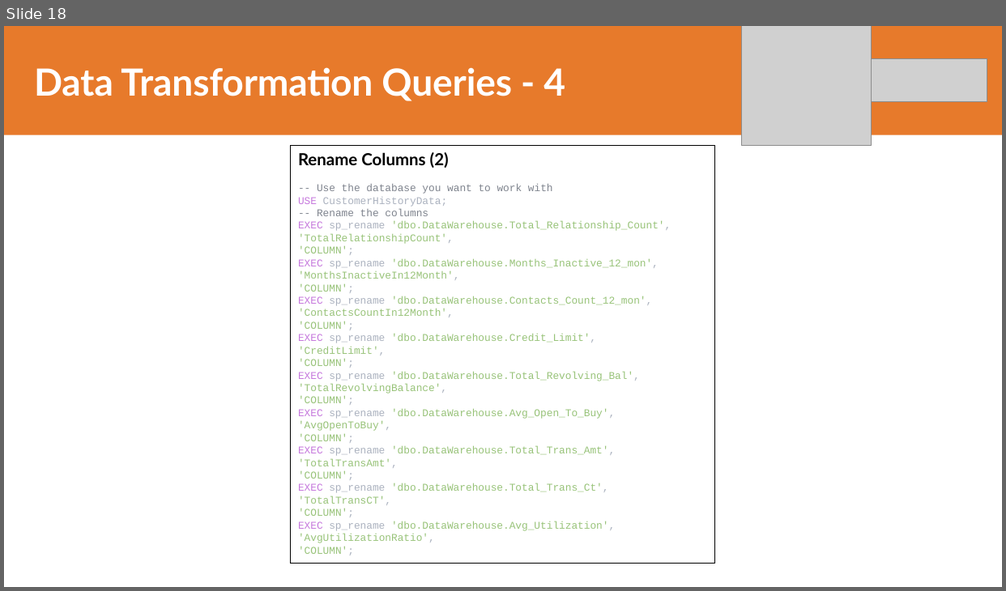
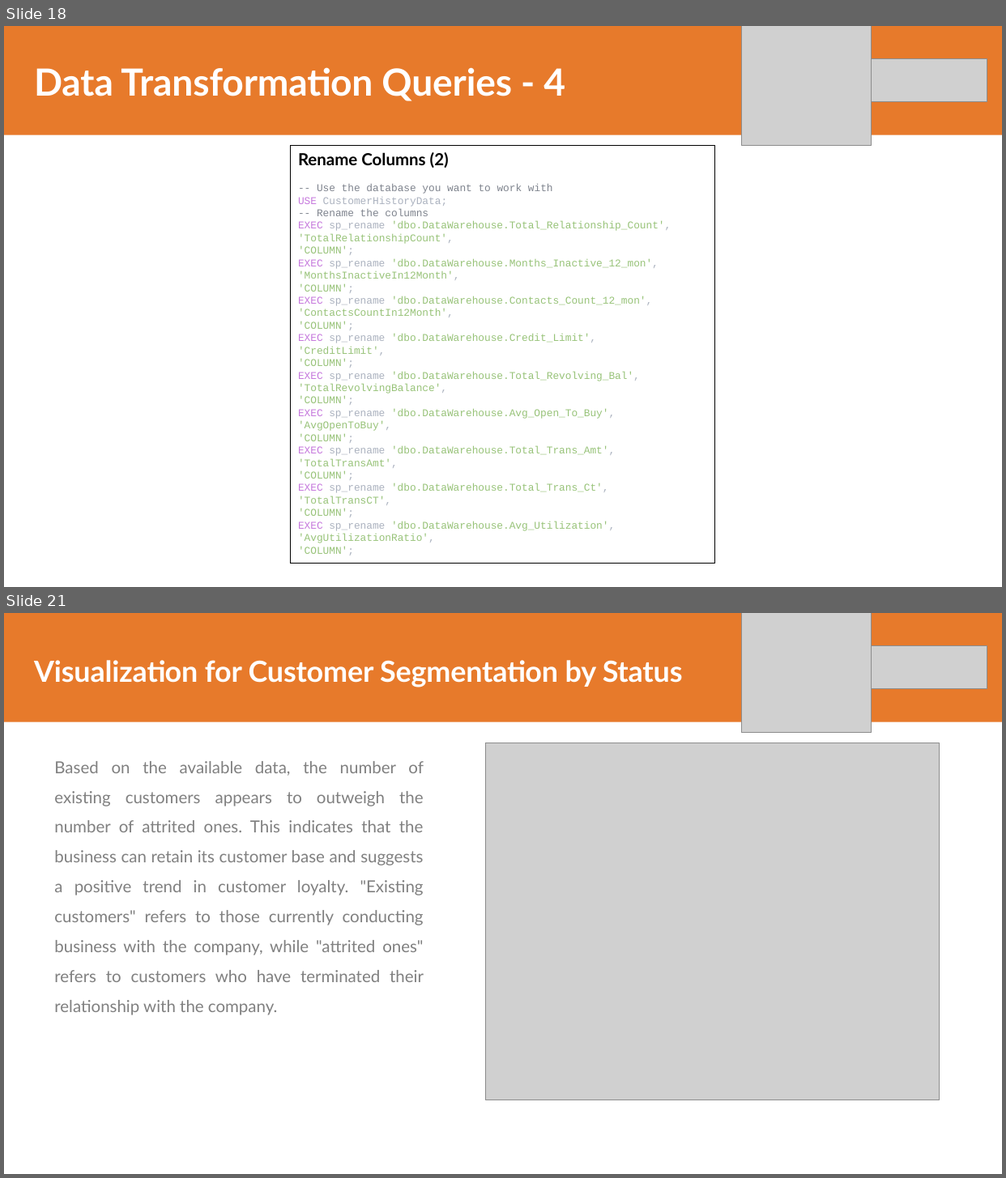
Before and after one commit to adrn-mm/final-project-VIX-DE-BTPN, a slide deck: reports/Adrian Maulana Muhammad_TASK_5_DATA_ENGINEER_VIX_BTPNS.pptx. Shown one above the other, each under a label of ours: slide 18 before the commit, slides 18 and 21 after it; the slides between them are not shown. The pictures are 1006x591 and 1006x1178 pixels, drawn with LibreOffice and Linux fonts; fonts in the diff are those of the drawing; grey boxes stand for pictures. Boxes give left, top, right and bottom in pixels: in the first picture for what was removed or moved away, otherwise in the second. Text is boxed around its words. In the diff, an @@ line names an element or a change of style, - is before the commit and + after.

Commit message:
Finalizing the customer segmentation task

```diff
--- a/reports/Adrian Maulana Muhammad_TASK_5_DATA_ENGINEER_VIX_BTPNS.pptx
+++ b/reports/Adrian Maulana Muhammad_TASK_5_DATA_ENGINEER_VIX_BTPNS.pptx
@@ slide 21 added at (4,613,1002,1174), background #FFFFFF @@
@@ freeform shape added at (4,613,1002,722), fill #E77A2B @@
@@ picture added at (741,613,872,732) @@
@@ title added at (34,660,683,688), 28 pt, text #FFFFFF, bold @@
+Visualization for Customer Segmentation by Status
@@ picture added at (872,646,987,688) @@
@@ picture added at (485,743,940,1101) @@
@@ text added at (54,761,424,1016), 16 pt, text #808080 @@
+Based on the available data, the number of existing customers appears to outweigh the number of attrited ones. This indicates that the business can retain its customer base and suggests a positive trend in customer loyalty. "Existing customers" refers to those currently conducting business with the company, while "attrited ones" refers to customers who have terminated their relationship with the company.
```
Also in this commit, not shown: 7 slides changed, 22 other slides added, 36 other files.
